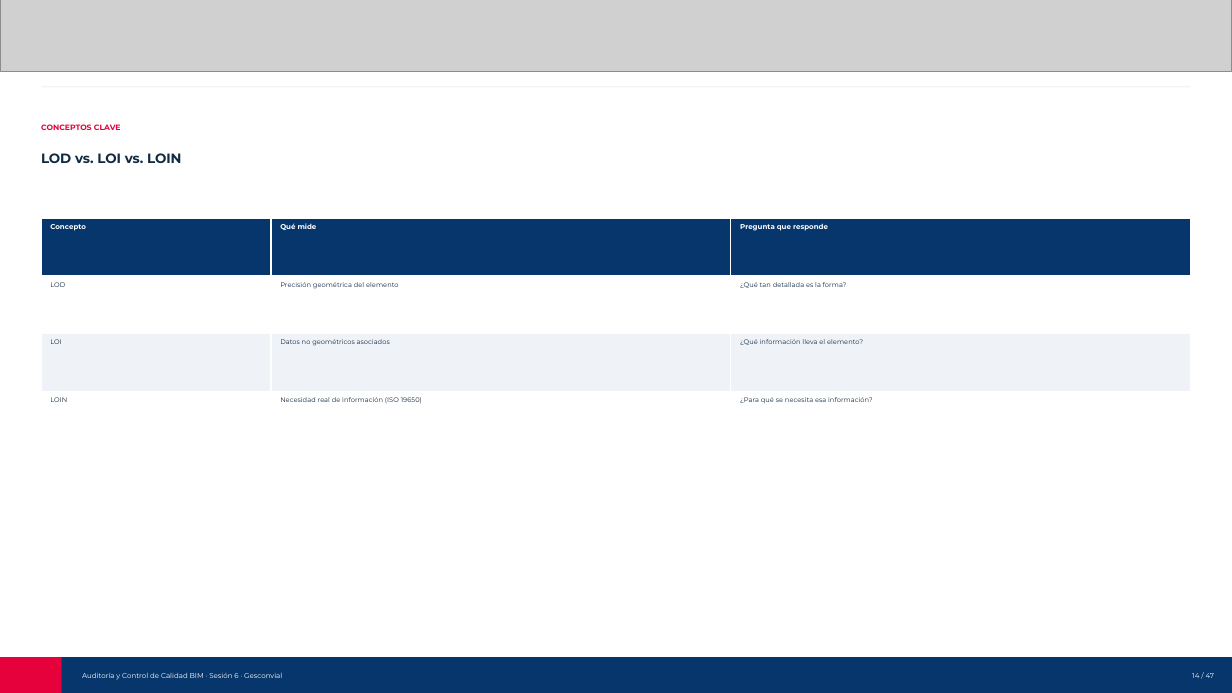
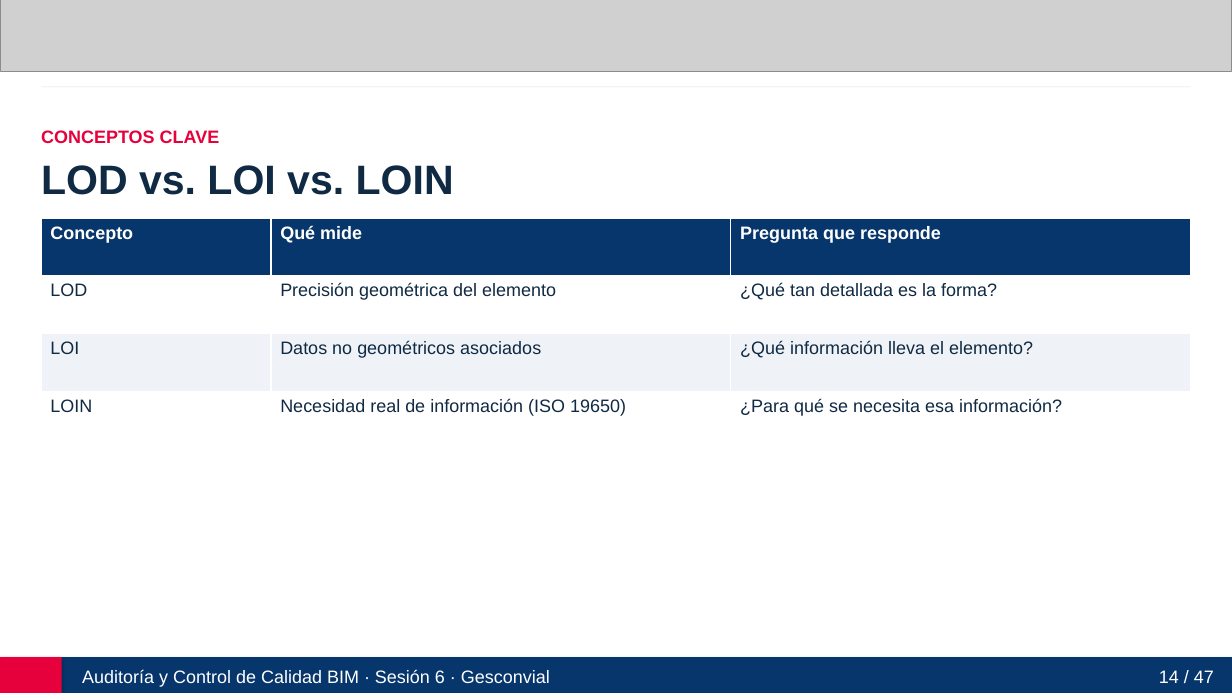
Before and after one commit to manuelzv150-art/auditoria-control-calidad-bim-gesconvial, a slide deck: slide 14 of Auditoria_y_Control_de_Calidad_BIM_Gesconvial_Sesion6.pptx. Drawn at 1232x693 pixels with LibreOffice and Linux fonts; fonts in the diff are those of the drawing; grey boxes stand for pictures. Boxes give left, top, right and bottom in pixels: in the first picture for what was removed or moved away, otherwise in the second. Text is boxed around its words. In the diff, an @@ line names an element or a change of style, - is before the commit and + after.

```diff
--- a/Auditoria_y_Control_de_Calidad_BIM_Gesconvial_Sesion6.pptx
+++ b/Auditoria_y_Control_de_Calidad_BIM_Gesconvial_Sesion6.pptx
@@ text "CONCEPTOS CLAVE" at <box>41,130,220,144</box>: size 6 to 14 pt, font Montserrat to Arial @@
@@ text "LOD vs. LOI vs. LOIN" at <box>41,165,454,195</box>: size 10.5 to 32 pt, font Montserrat to Arial @@
@@ table at <box>41,218,1191,449</box> @@
@@ size 5.5 to 14 pt in "Concepto", "Qué mide", "Pregunta que responde" @@
@@ font Montserrat to Arial @@
@@ size 5.2 to 14 pt in "LOD", "Precisión geométrica del elemento", "¿Qué tan detallada es la forma?", "LOI" and 5 more places @@
@@ rectangle at <box>0,657,1232,693</box>: shadow on @@
@@ text "Auditoría y Control de Calidad ..." at <box>82,670,550,687</box>: size 5.5 to 14 pt, font Montserrat to Arial @@
@@ text "14 / 47" at <box>1159,670,1214,683</box>: size 5.5 to 14 pt, font Montserrat to Arial @@
```
Also in this commit, not shown: 46 other slides changed, 47 other files.
